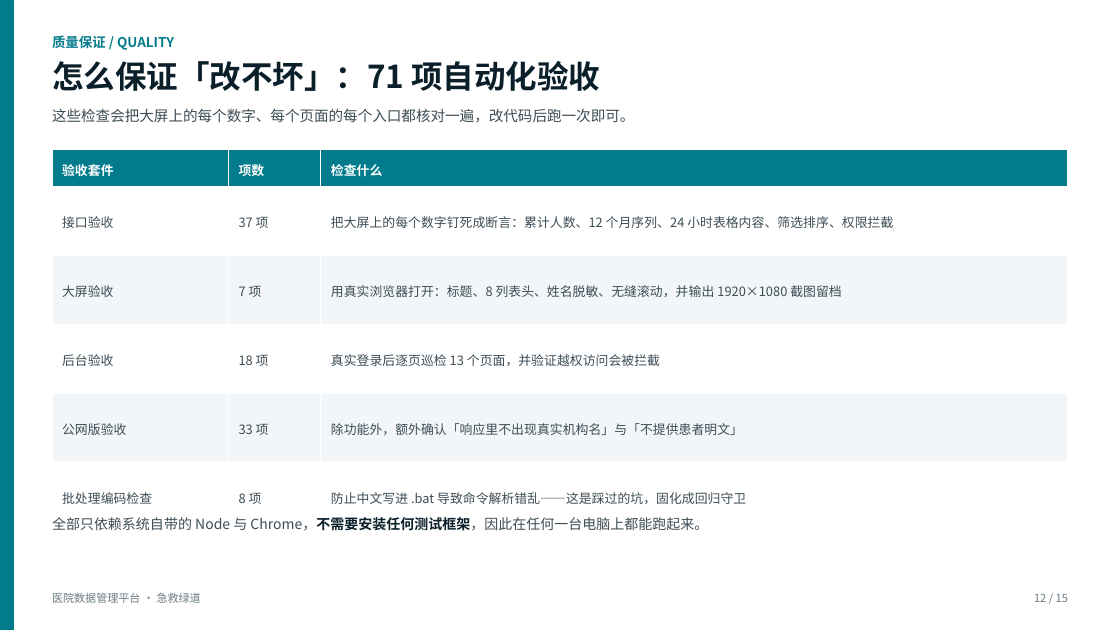
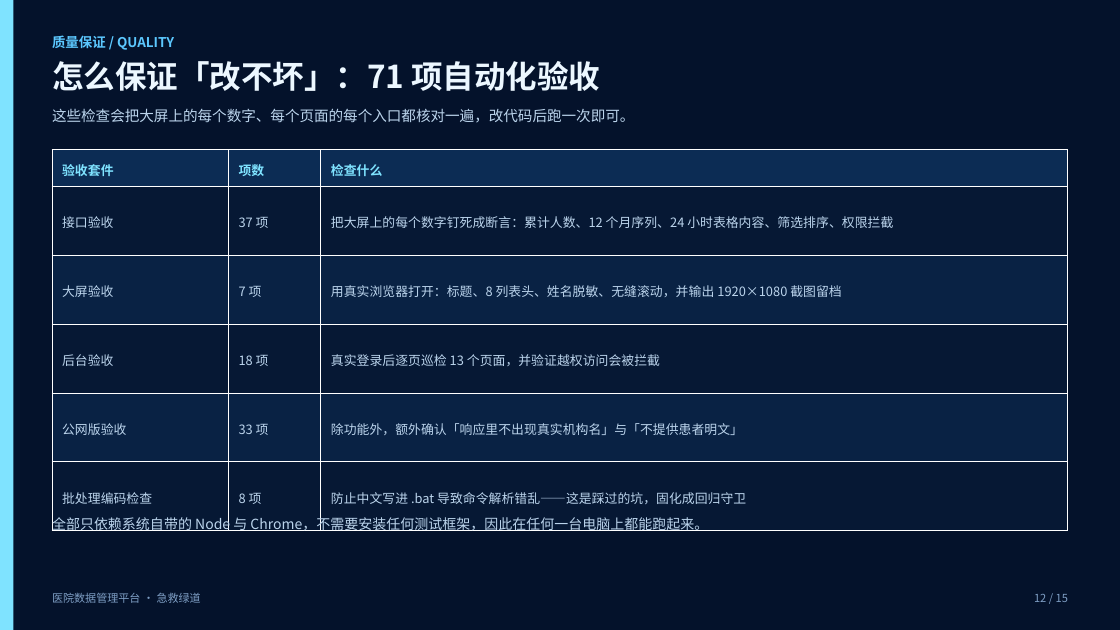
Before and after one commit to popostar11/hospital-data-platform, a slide deck: slide 12 of docs/ppt/医院数据管理平台-项目汇报.pptx. Drawn at 1120x630 pixels with LibreOffice and Linux fonts; fonts in the diff are those of the drawing. Boxes give left, top, right and bottom in pixels: in the first picture for what was removed or moved away, otherwise in the second. Text is boxed around its words. In the diff, an @@ line names an element or a change of style, - is before the commit and + after.

Commit message:
style(ppt): 两份演示稿改用大屏同色系（深色）
配色不再借用参考稿的青绿，改为直接取大屏自身的样式令牌：
  --c-bg-deep #02091A / --c-bg #04122B / 面板叠底 #08224A
  --c-line 柔和化 #1A4272 / --c-cyan #7FE3FF / --c-value #7FFFE0
  --c-text #DCEFFF / --c-text-dim #8FB4DC

改动范围：
- 两份脚本都改为令牌化配色，并支持 --light 切回浅色（便于打印）
- 内容页显式铺一层底色（深色主题必需），卡片加描边、表格换深色表头
- 深色底让大屏与后台截图与版面融为一体，比浅色底更贴合产品

顺带修掉两处构建脚本缺陷：
- band() 的两处调用误把「段落字典」当「run 列表」传入（KeyError: 't'）
- build-ppt.py 缺 import sys，且全局字符串替换误伤了调色板定义本身
  （出现 LABEL_ON_DARK = LABEL_ON_DARK 之类自引用）

验收：两份均为 16:9、0 个形状越界、check_office 结构与内容断言通过、渲染无缺字。

```diff
--- a/docs/ppt/医院数据管理平台-项目汇报.pptx
+++ b/docs/ppt/医院数据管理平台-项目汇报.pptx
@@ rectangle at (0, 0, 13, 630): fill #027C8C to #7FE3FF; outline #027C8C 0.75 pt to none @@
@@ rectangle added at (0, 0, 1120, 630), fill #04122B @@
@@ text "质量保证 / QUALITY" at (52, 35, 174, 50): text colour #027C8C to #5CC8FF @@
@@ text "怎么保证「改不坏」：71 项自动化验收" at (52, 61, 600, 91): text colour #0B1F2A to #ECF7FF @@
@@ text "这些检查会把大屏上的每个数字、每个页面的每个入口都核对一遍，改代码后跑一次即可。" at (52, 108, 634, 123): text colour #3D4C55 to #BBD4EC @@
@@ table at (52, 150, 1068, 531) @@
@@ fill #027C8C to #0C2C54 in row 1 @@
@@ fill #FFFFFF to #061834 in 9 cells @@
@@ fill #F2F6F8 to #092244 in 6 cells @@
@@ text colour #FFFFFF to #7FE3FF in "验收套件", "项数", "检查什么" @@
@@ text colour #3D4C55 to #BBD4EC @@
@@ text "全部只依赖系统自带的 Node 与 Chrome，不需要安装任何测试框架，因此在任何一台电脑上都能跑起来。" at (52, 516, 708, 531): text colour #3D4C55 to #BBD4EC in "全部只依赖系统自带的 Node 与 Chrome，不需要安装任何测试框架，因此在任何一台电脑上都能跑起来。"; text colour #0B1F2A to #BBD4EC, bold off in "Chrome，不需要安装任何测试框架，因此在任何一台电脑上都能跑起来。" @@
@@ text "医院数据管理平台 · 急救绿道" at (52, 593, 201, 603): text colour #6B7C85 to #7E9EC4 @@
@@ text "12 / 15" at (1034, 594, 1068, 602): text colour #6B7C85 to #7E9EC4 @@
```
Also in this commit, not shown: 14 other slides changed, 3 other files.
